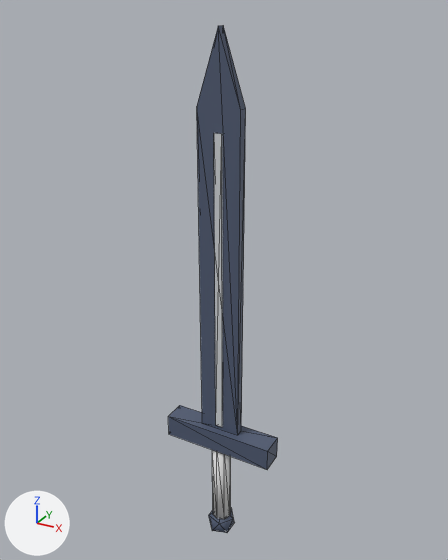
The glTF model assets/models/items/lead_broadsword.glb: old version first, new version second.
Both versions are drawn from a 50 mm lens placed at (0.555, -0.998, 0.928), pointed at (-0.012, 0.034, 0.412). Arrows for +X, +Y and +Z are at lower left; the lights stay in place. The first picture is the older version. Mesh edges are drawn as thin lines. Vertices at exactly the same position are counted once.

The first picture shows 'lead_broadsword_v0'.
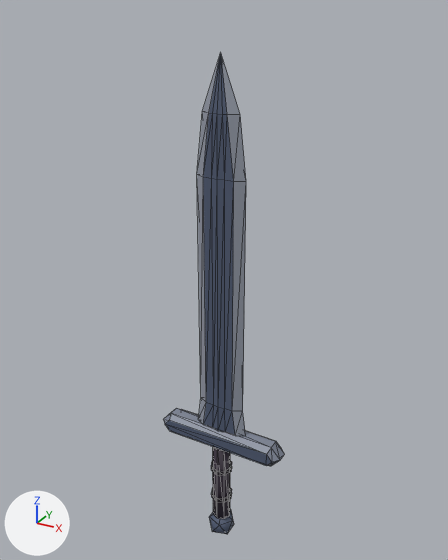
Changed parts and their boxes [x1, y1, x2, y2] in the pictures (448 x 560 px; the box of a moved part takes in the faces that stretch with it):
'lead_broadsword_v0', reshaped (10% wider): before [168, 26, 278, 533]; after [163, 53, 284, 534]
part 1 of me_lead_broadsword_v0, added: after [213, 447, 230, 519]
part 2 of me_lead_broadsword_v0, moved or reshaped: before [209, 509, 235, 533]; after [209, 509, 234, 534]
part 3 of me_lead_broadsword_v0, rebuilt (7% shorter): before [197, 26, 246, 435]; after [197, 53, 246, 435]
part 4 of me_lead_broadsword_v0, rebuilt (10% wider, 11% shorter): before [168, 405, 278, 470]; after [163, 408, 284, 466]
part 5 of me_lead_broadsword_v0, added: after [212, 488, 232, 502]
part 6 of me_lead_broadsword_v0, added: after [211, 460, 232, 475]
part 7 of me_lead_broadsword_v0, deleted: before [214, 133, 223, 427]
part 8 of me_lead_broadsword_v0, deleted: before [212, 450, 231, 519]

What the commit changed:
me_lead_broadsword_v0 is used by ob_lead_broadsword_v0; location (0.0, 0.0, 0.0).
me_lead_broadsword_v0 had 54 vertices, 88 faces and spanned x -0.126..0.126, y -0.03..0.03, z -0.235..0.9.
me_lead_broadsword_v0 now has 133 vertices, 218 faces and spans x -0.149..0.149, y -0.029..0.029, z -0.239..0.858.
me_lead_broadsword_v0 part 1: a new loose piece, an 8-sided cylinder along z spanning x -0.021..0.021, y -0.021..0.021, z -0.18..0.02, in mat_prop_dark_planks.
me_lead_broadsword_v0 part 2: the loose piece of 12 vertices spanning x -0.031..0.031, y -0.03..0.03, z -0.235..-0.165 is moved by (0.0, 0.0, -0.005).
me_lead_broadsword_v0 part 3: the loose piece of 10 vertices spanning x -0.045..0.045, y -0.009..0.009, z 0.07..0.9 is rebuilt with 49 vertices and now spans x -0.061..0.061, y -0.014..0.014, z 0.068..0.858.
me_lead_broadsword_v0 part 4: the loose piece of 8 vertices spanning x -0.126..0.126, y -0.025..0.025, z 0.02..0.07 is rebuilt with 24 vertices and now spans x -0.149..0.149, y -0.025..0.025, z 0.02..0.07.
me_lead_broadsword_v0 part 5: a new loose piece of 16 vertices spanning x -0.025..0.025, y -0.025..0.025, z -0.126..-0.114, in mat_prop_dark_planks.
me_lead_broadsword_v0 part 6: a new loose piece of 16 vertices spanning x -0.025..0.025, y -0.025..0.025, z -0.046..-0.034, in mat_prop_dark_planks.
me_lead_broadsword_v0 part 7: the loose piece of 8 vertices spanning x -0.008..0.008, y -0.012..0.012, z 0.08..0.72 is deleted.
Part 8, on me_lead_broadsword_v0:
16 vertices are removed from x -0.022..0.022, y -0.022..0.022, z -0.18..0.02.
28 faces are deleted.
